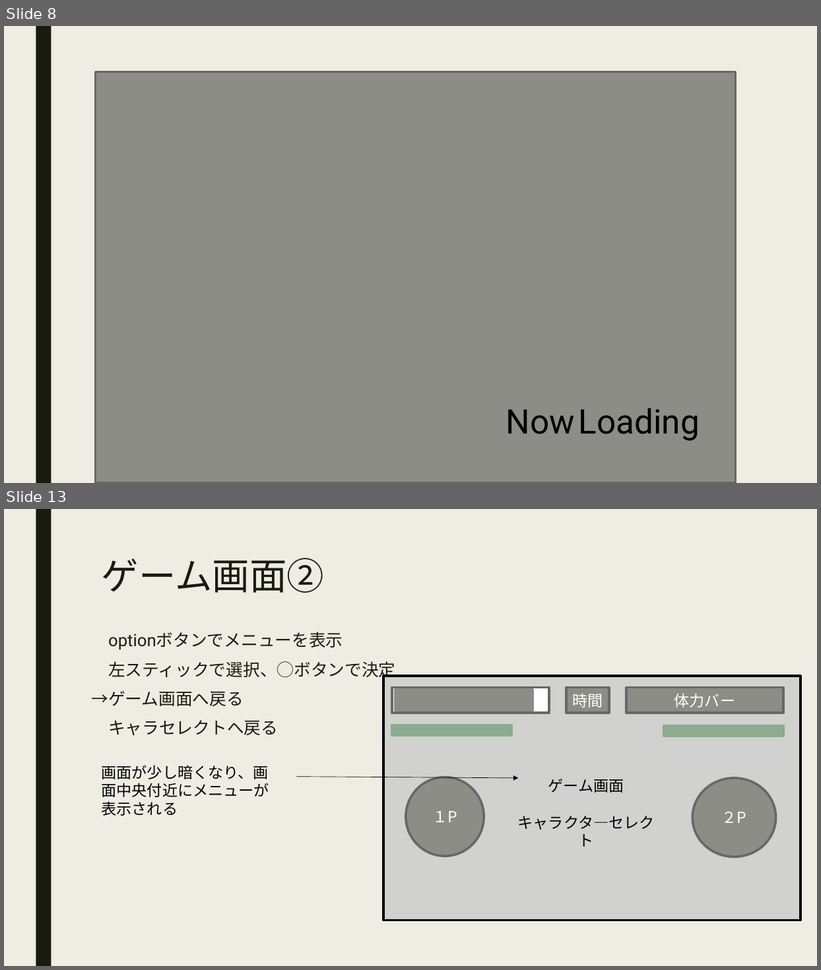
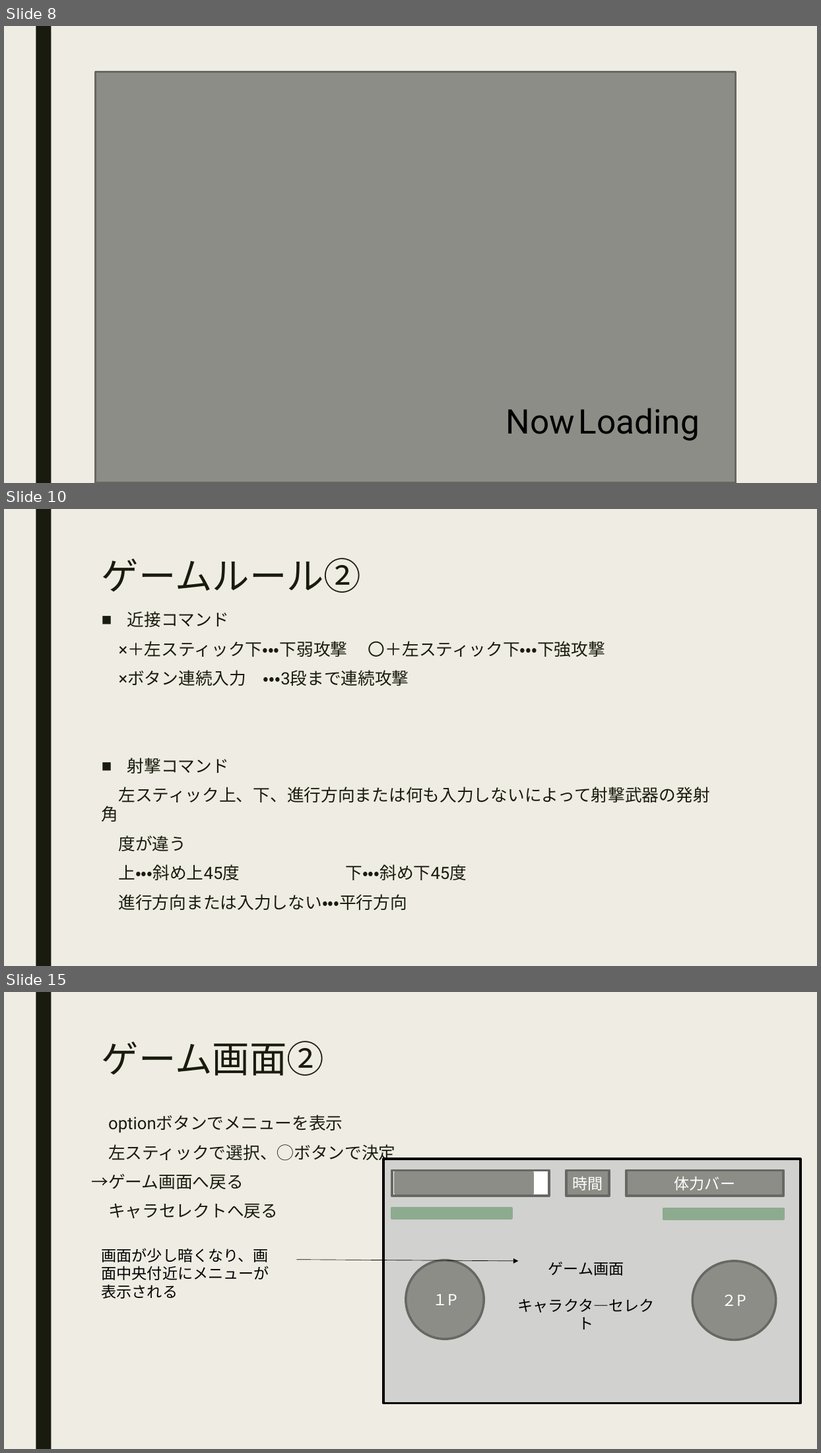
Before and after one commit to Specification/SpaceBattleShip, a slide deck: doc/後期プロゼミ仕様書UFO.pptx. Shown one above the other, each under a label of ours: slides 8 and 13 before the commit, slides 8, 10 and 15 after it; the slides between them are not shown. The pictures are 821x970 and 821x1453 pixels, drawn with LibreOffice and Linux fonts; fonts in the diff are those of the drawing. Boxes give left, top, right and bottom in pixels: in the first picture for what was removed or moved away, otherwise in the second. Text is boxed around its words. In the diff, an @@ line names an element or a change of style, - is before the commit and + after.

```diff
--- a/doc/後期プロゼミ仕様書UFO.pptx
+++ b/doc/後期プロゼミ仕様書UFO.pptx
@@ slide 10 added at box(4, 509, 817, 966), background #EFEDE3; not listed: 1 template element that a slide beside it also shows @@
@@ title added at box(102, 558, 362, 593), 44 pt, text #191B0E @@
+ゲームルール②
@@ text added at box(102, 611, 710, 910), 20 pt, text #191B0E @@
+■ 近接コマンド
+×＋左スティック下・・・下弱攻撃 〇＋左スティック下・・・下強攻撃
+×ボタン連続入力 ・・・3段まで連続攻撃
+■ 射撃コマンド
+左スティック上、下、進行方向または何も入力しないによって射撃武器の発射角
+度が違う
+上・・・斜め上45度 下・・・斜め下45度
+進行方向または入力しない・・・平行方向
@@ what was slide 13 is now slide 15 @@
```
Also in this commit, not shown: 9 slides changed, 1 other slide added, 1 other file.
